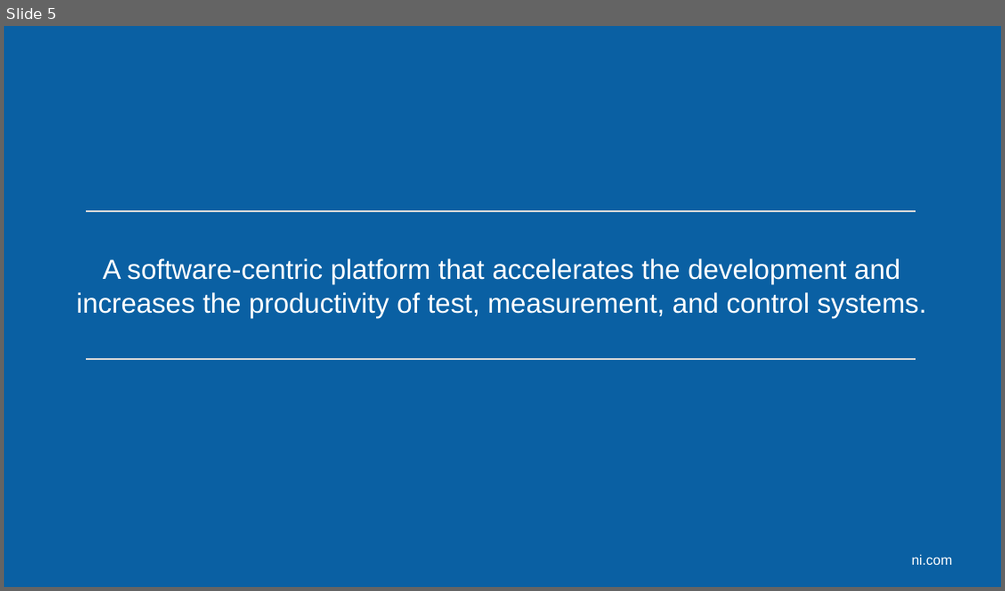
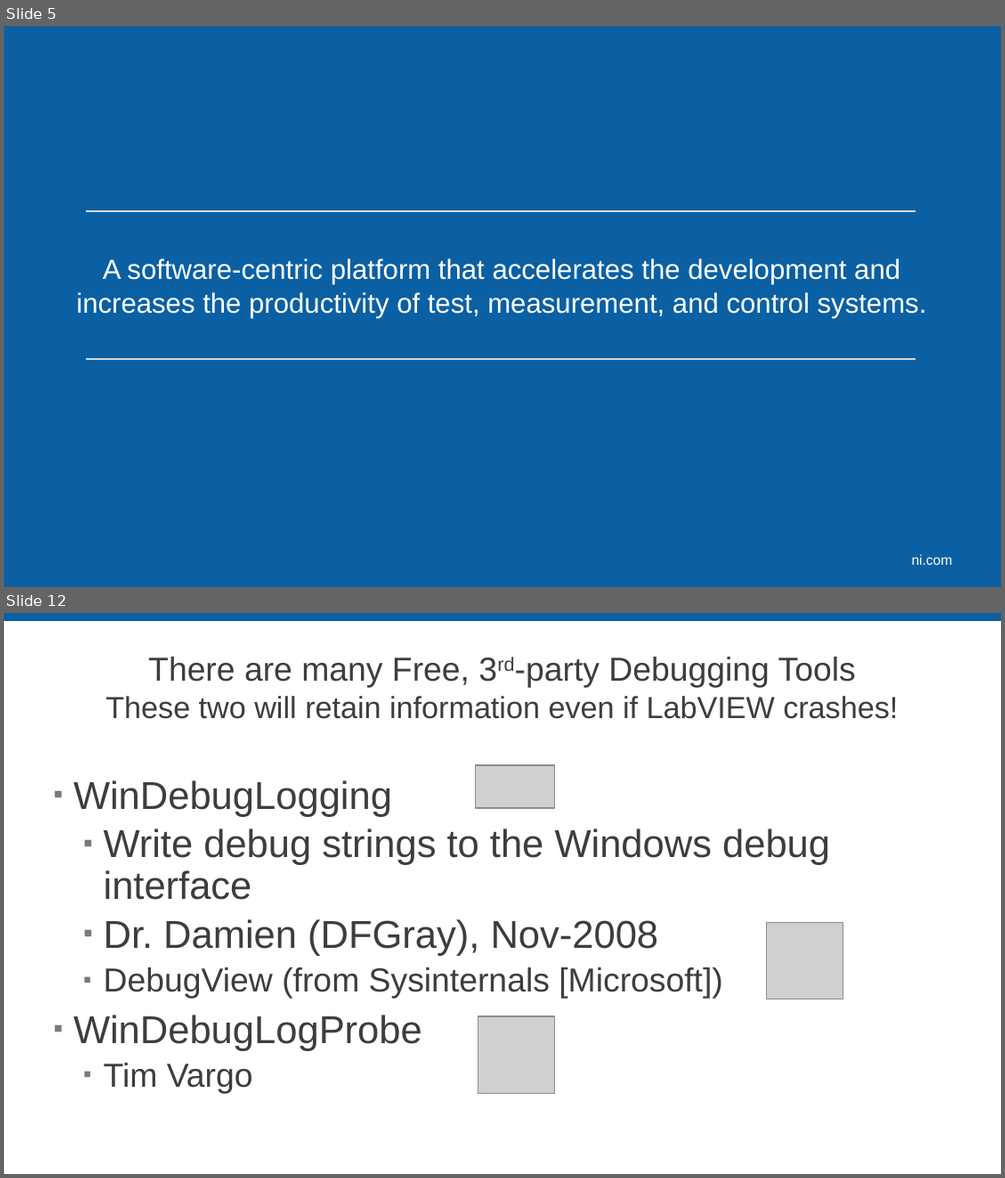
Before and after one commit to sandialabs/LVTM, a slide deck: Documentation/LVTM_NIWeek_2017.pptx. Shown one above the other, each under a label of ours: slide 5 before the commit, slides 5 and 12 after it; the slides between them are not shown. The pictures are 1005x591 and 1005x1178 pixels, drawn with LibreOffice and Linux fonts; fonts in the diff are those of the drawing; grey boxes stand for pictures; background and template pictures are left out. Boxes give left, top, right and bottom in pixels: in the first picture for what was removed or moved away, otherwise in the second. Text is boxed around its words. In the diff, an @@ line names an element or a change of style, - is before the commit and + after.

```diff
--- a/Documentation/LVTM_NIWeek_2017.pptx
+++ b/Documentation/LVTM_NIWeek_2017.pptx
@@ slide 12 added at [4, 613, 1001, 1174], background #FFFFFF @@
@@ rectangle added at [4, 613, 1001, 621], fill #0A60A3 @@
@@ title added at [105, 657, 898, 719], 22 pt, text #3D3D3D @@
+There are many Free, 3rd-party Debugging Tools
+These two will retain information even if LabVIEW crashes!
@@ picture added at [476, 765, 554, 809] @@
@@ text added at [73, 780, 830, 1093], 28 pt, text #3D3D3D @@
+▪ WinDebugLogging
+  ▪ Write debug strings to the Windows debug interface
+  ▪ Dr. Damien (DFGray), Nov-2008
+  ▪ DebugView (from Sysinternals [Microsoft])
+▪ WinDebugLogProbe
+  ▪ Tim Vargo
@@ picture added at [767, 922, 843, 998] @@
@@ picture added at [477, 1015, 554, 1093] @@
```
Also in this commit, not shown: 5 slides changed, 8 other slides added, 1 slide removed.
